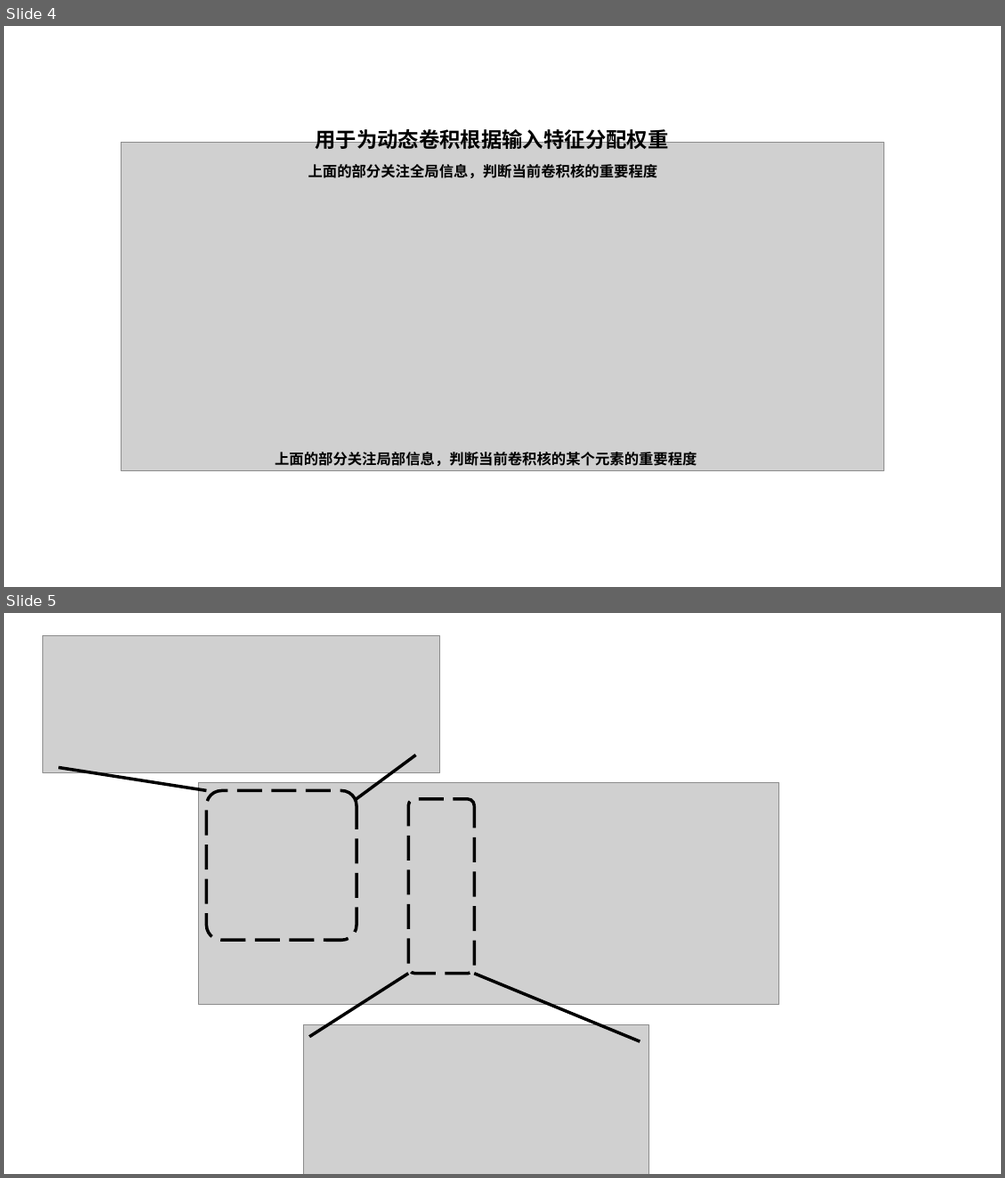
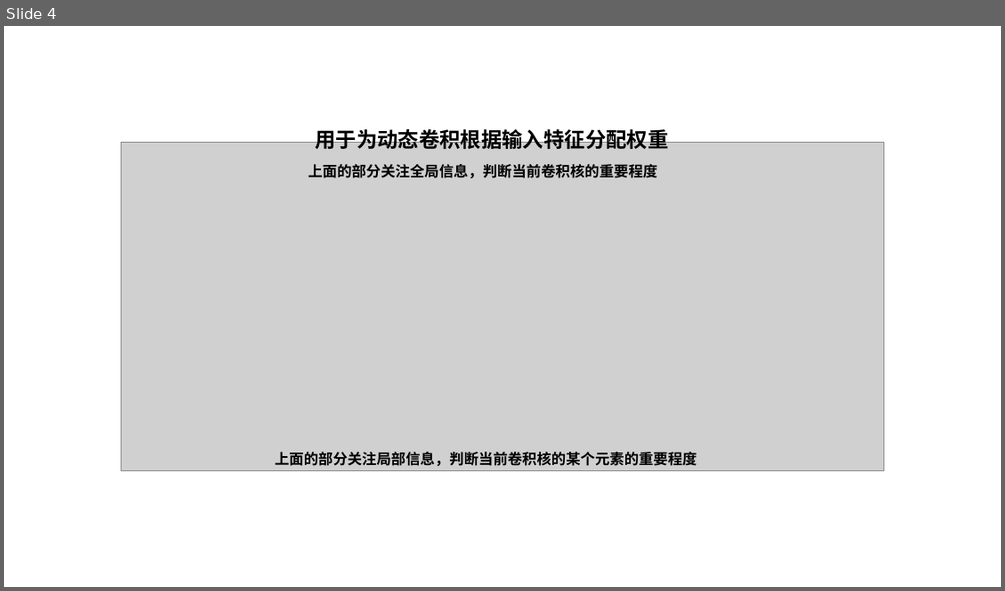
Before and after one commit to Elephant-King9/Paper, a slide deck: 论文插图.pptx. Shown one above the other, each under a label of ours: slides 4 and 5 before the commit, slide 4 after it. The pictures are 1005x1178 and 1005x591 pixels, drawn with LibreOffice and Linux fonts; fonts in the diff are those of the drawing; grey boxes stand for pictures. Boxes give left, top, right and bottom in pixels: in the first picture for what was removed or moved away, otherwise in the second. Text is boxed around its words. In the diff, an @@ line names an element or a change of style, - is before the commit and + after.

```diff
--- a/论文插图.pptx
+++ b/论文插图.pptx
@@ slide 5 removed at [4,613,1001,1174], background #FFFFFF @@
@@ picture removed at [43,635,439,772] @@
@@ line removed from (58, 768) to (207, 790) @@
@@ line removed from (416, 755) to (355, 800) @@
@@ picture removed at [198,783,778,1004] @@
@@ rounded rectangle removed at [207,790,357,940] @@
@@ rounded rectangle removed at [409,799,474,973] @@
@@ line removed from (310, 1037) to (409, 973) @@
@@ line removed from (639, 1041) to (474, 973) @@
@@ picture removed at [303,1024,648,1174] @@
```
Also in this commit, not shown: 4 slides added, 20 other files.
